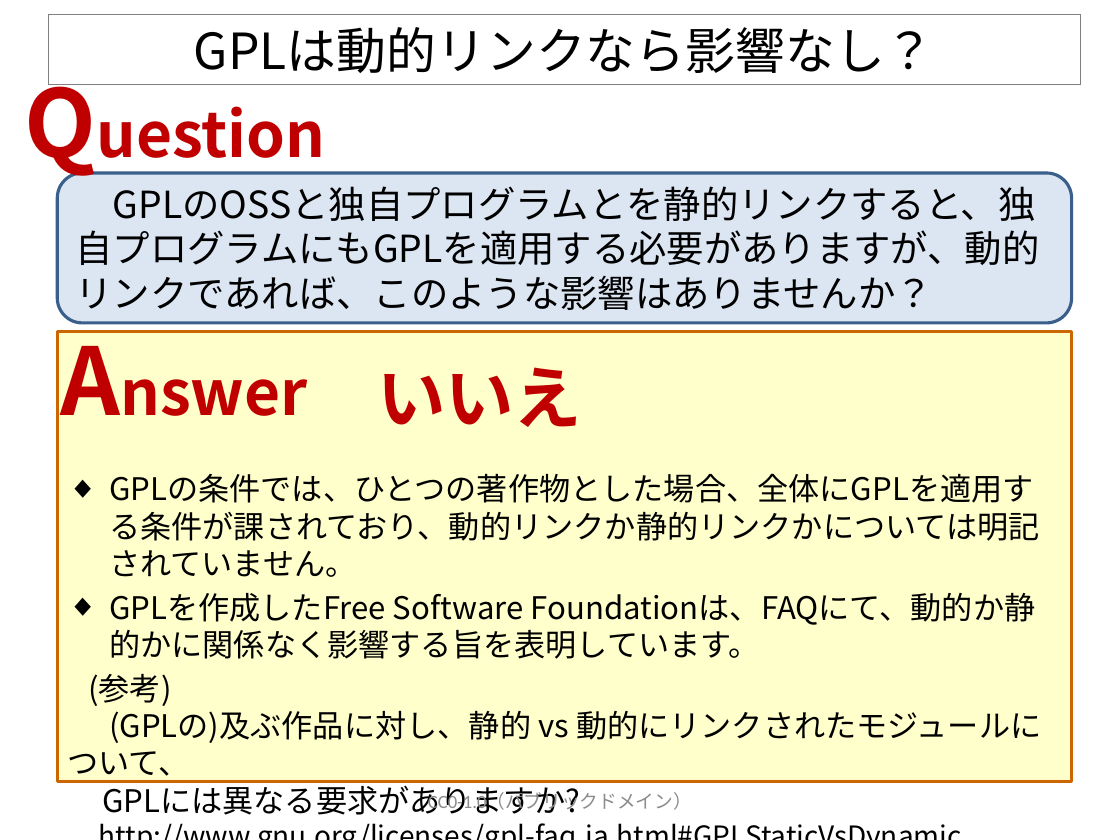
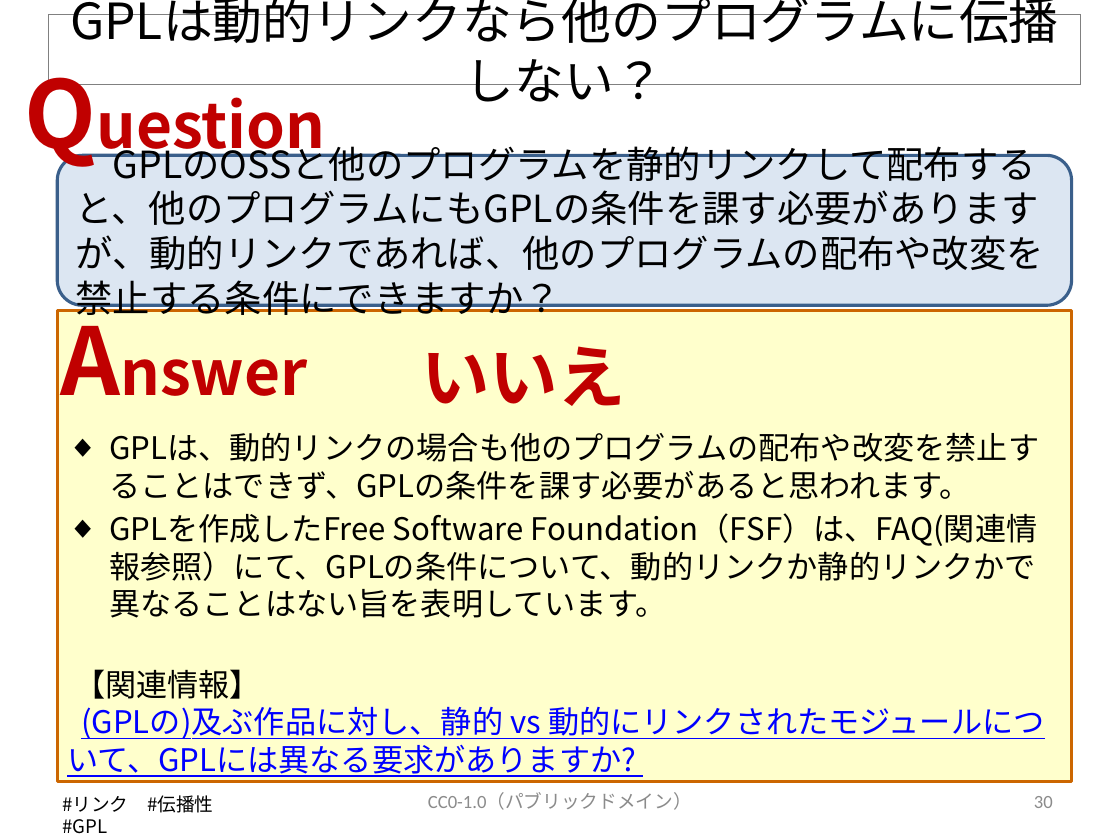
Before and after one commit to OpenChain-Project/OpenChain-JWG, a slide deck: slide 30 of Education_Material/FAQ/OSSライセンス関連でよくある誤解_CC0.pptx (slide 18 before the commit). Drawn at 1120x840 pixels with LibreOffice and Linux fonts; fonts in the diff are those of the drawing. Boxes give left, top, right and bottom in pixels: in the first picture for what was removed or moved away, otherwise in the second. Text is boxed around its words. In the diff, an @@ line names an element or a change of style, - is before the commit and + after.

```diff
--- a/Education_Material/FAQ/OSSライセンス関連でよくある誤解_CC0.pptx
+++ b/Education_Material/FAQ/OSSライセンス関連でよくある誤解_CC0.pptx
@@ title at (194, 27, 935, 73): text changed @@
-GPLは動的リンクなら影響なし？
+GPLは動的リンクなら他のプログラムに伝播しない？
@@ text "Question": place and size @@
-text "Question" at (13, 58, 357, 183)
+text "Question" at (13, 49, 357, 174)
@@ rounded rectangle "GPLのOSSと他のプログラムを静的リンクして配布すると、他のプログラムにもGPLの条件を課す必要がありますが、動的リン ...": place and size @@
-rounded rectangle "GPLのOSSと他のプログラムを静的リンクして配布すると、他のプログラムにもGPLの条件を課す必要がありますが、動的リン ..." at (57, 174, 1072, 324)
+rounded rectangle "GPLのOSSと他のプログラムを静的リンクして配布すると、他のプログラムにもGPLの条件を課す必要がありますが、動的リン ..." at (57, 156, 1072, 306)
@@ text in rounded rectangle at (76, 190, 1044, 315): text changed @@
-GPLのOSSと独自プログラムとを静的リンクすると、独自プログラムにもGPLを適用する必要がありますが、動的リンクであれば、このような影響はありませんか？
+GPLのOSSと他のプログラムを静的リンクして配布すると、他のプログラムにもGPLの条件を課す必要がありますが、動的リンクであれば、他のプログラムの配布や改変を禁止する条件にできますか？
@@ text "Answer": place and size @@
-text "Answer" at (49, 317, 344, 441)
+text "Answer" at (49, 297, 344, 421)
@@ rectangle: place and size @@
-rectangle at (57, 332, 1072, 782)
+rectangle at (57, 311, 1072, 782)
@@ text "いいえ": place and size @@
-text "いいえ" at (377, 367, 582, 427)
+text "いいえ" at (421, 346, 626, 406)
@@ text at (67, 432, 1045, 777): text changed @@
-◆ GPLの条件では、ひとつの著作物とした場合、全体にGPLを適用する条件が課されており、動的リンクか静的リンクかについては明記されていません。
-◆ GPLを作成したFree Software Foundationは、FAQにて、動的か静的かに関係なく影響する旨を表明しています。
-(参考)
-(GPLの)及ぶ作品に対し、静的 vs 動的にリンクされたモジュールについて、
-GPLには異なる要求がありますか?
-http://www.gnu.org/licenses/gpl-faq.ja.html#GPLStaticVsDynamic
+◆ GPLは、動的リンクの場合も他のプログラムの配布や改変を禁止することはできず、GPLの条件を課す必要があると思われます。
+◆ GPLを作成したFree Software Foundation（FSF）は、FAQ(関連情報参照）にて、GPLの条件について、動的リンクか静的リンクかで異なることはない旨を表明しています。
+【関連情報】
+(GPLの)及ぶ作品に対し、静的 vs 動的にリンクされたモジュールについて、GPLには異なる要求がありますか?
@@ text added at (62, 795, 213, 813), 12 pt, text #000000 @@
+#リンク #伝播性 #GPL
@@ page number added at (1034, 796, 1053, 808), 12 pt, text #8C8C8C @@
+30
```
Also in this commit, not shown: 17 other slides changed, 20 slides added, 2 slides removed.
